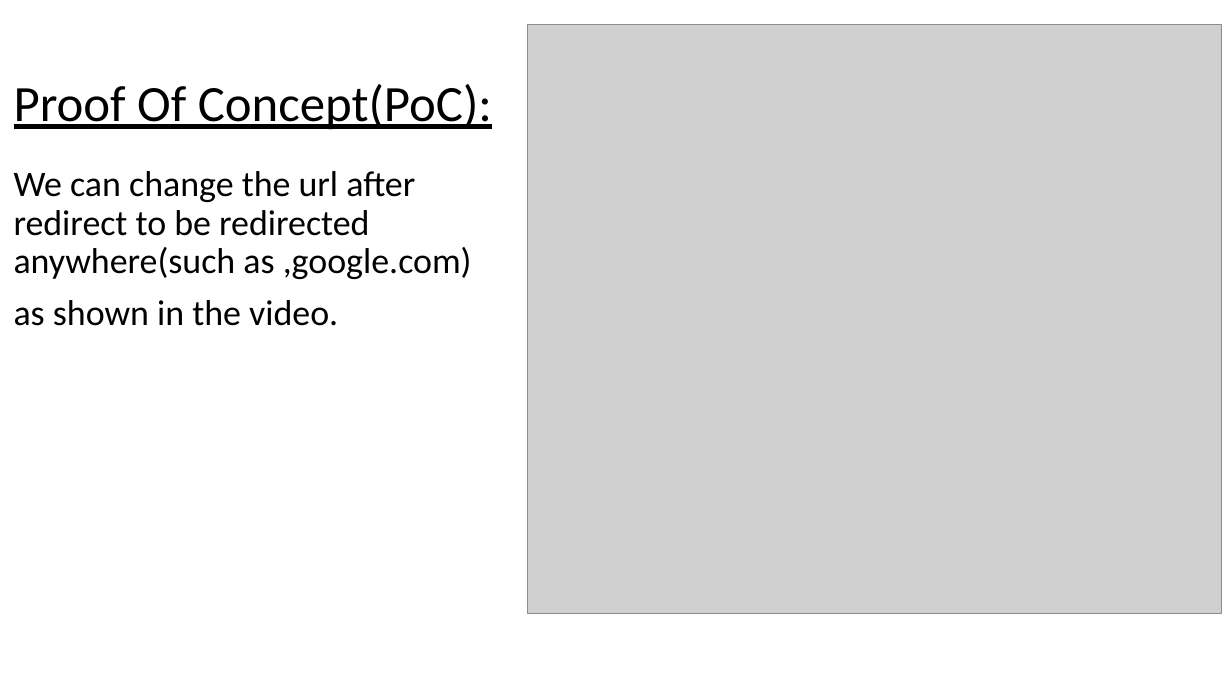
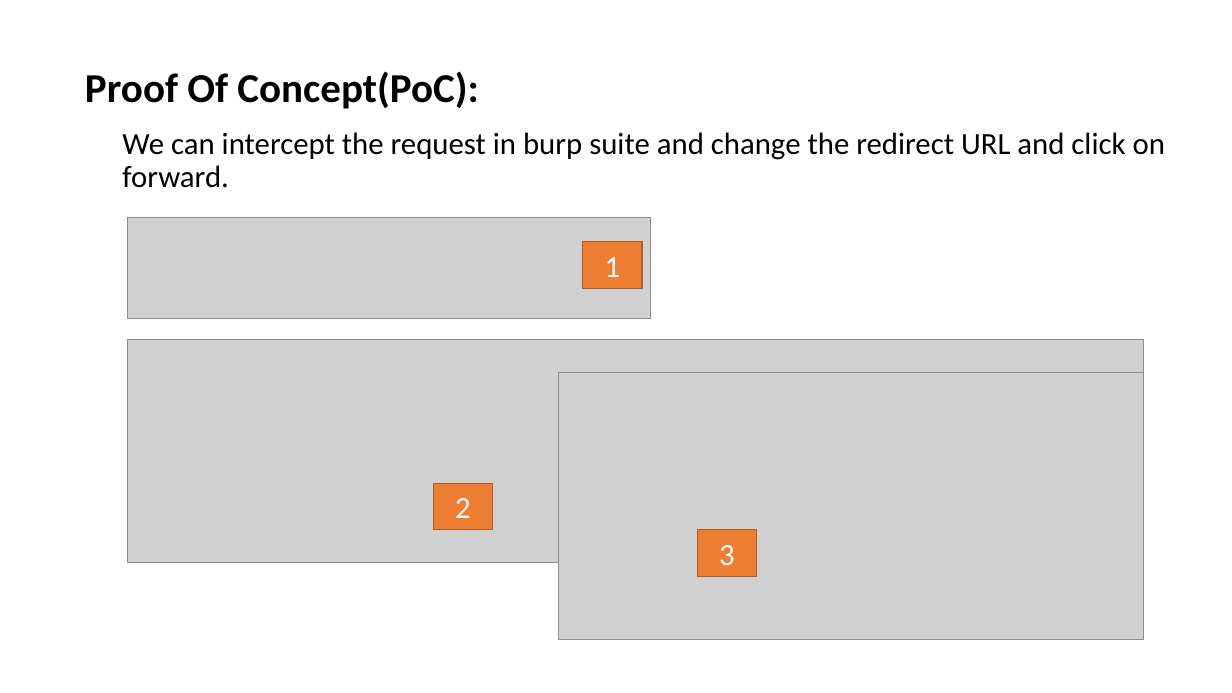
Before and after one commit to RocktimRajkumar/CEH-hack-a-thon, a slide deck: slide 67 of reports/Lifestyle Store/LifeStyle Store Application Reports.pptx. Drawn at 1232x693 pixels with LibreOffice and Linux fonts; fonts in the diff are those of the drawing; grey boxes stand for pictures. Boxes give left, top, right and bottom in pixels: in the first picture for what was removed or moved away, otherwise in the second. Text is boxed around its words. In the diff, an @@ line names an element or a change of style, - is before the commit and + after.

Commit message:
reports: Open redirection ppt done

```diff
--- a/reports/Lifestyle Store/LifeStyle Store Application Reports.pptx
+++ b/reports/Lifestyle Store/LifeStyle Store Application Reports.pptx
@@ picture removed at (x1=528, y1=25, x2=1222, y2=614) @@
@@ title "Proof Of Concept(PoC):" moved from (x1=14, y1=84, x2=492, y2=130) to (x1=85, y1=71, x2=479, y2=109) @@
@@ title "Proof Of Concept(PoC):" at (x1=85, y1=71, x2=479, y2=109): size 39.6 to 32 pt, bold on, underline off @@
@@ text at (x1=122, y1=132, x2=1165, y2=188): text changed; size 28 to 24 pt @@
-We can change the url after redirect to be redirected anywhere(such as ,google.com)
-as shown in the video.
+We can intercept the request in burp suite and change the redirect URL and click on forward.
@@ picture added at (x1=128, y1=217, x2=652, y2=319) @@
@@ rectangle added at (x1=583, y1=242, x2=642, y2=288), fill #ED7D31, outline #AF5C24 1 pt, 24 pt, text #FFFFFF @@
+1
@@ picture added at (x1=128, y1=340, x2=1144, y2=563) @@
@@ picture added at (x1=559, y1=373, x2=1144, y2=640) @@
@@ rectangle added at (x1=433, y1=483, x2=493, y2=530), fill #ED7D31, outline #AF5C24 1 pt, 24 pt, text #FFFFFF @@
+2
@@ rectangle added at (x1=698, y1=530, x2=757, y2=576), fill #ED7D31, outline #AF5C24 1 pt, 24 pt, text #FFFFFF @@
+3
```
Also in this commit, not shown: 6 other slides changed.
